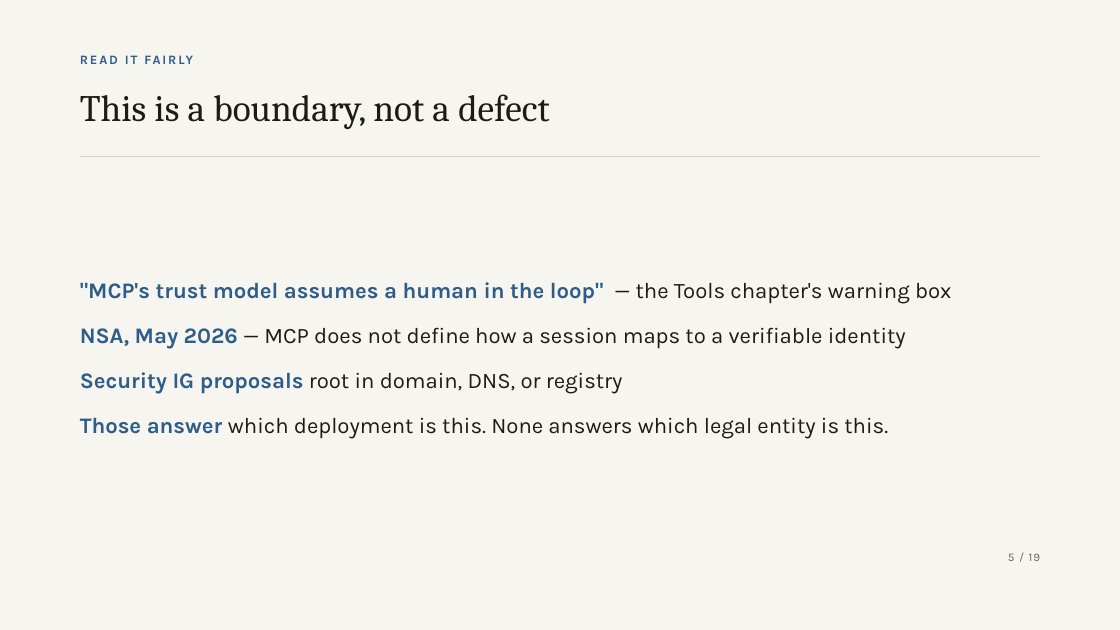
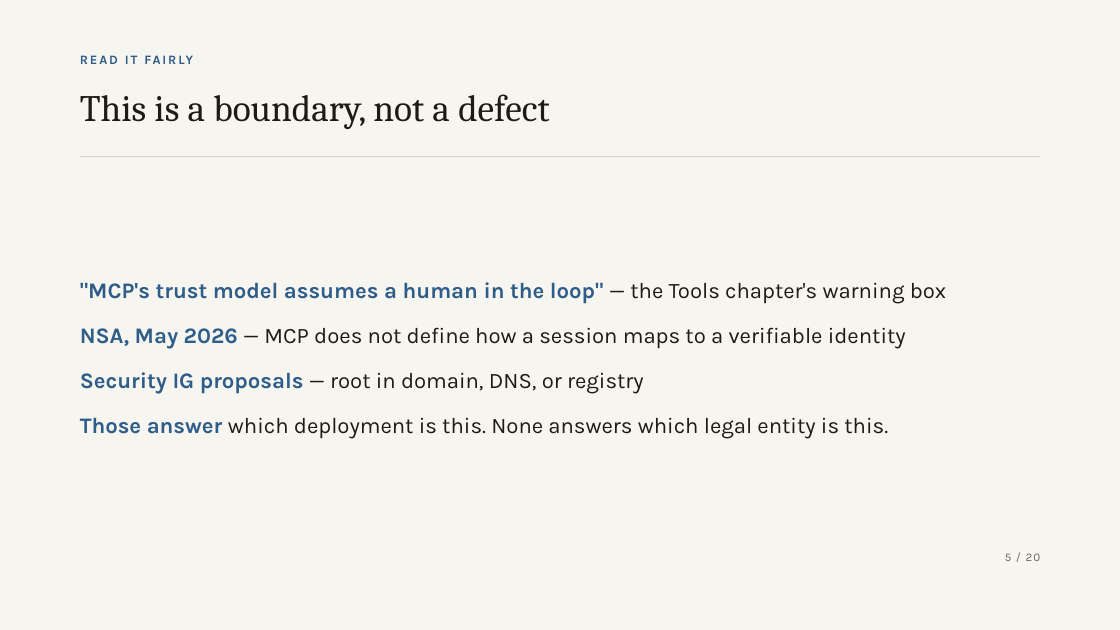
Before and after one commit to zuemen/mcp-vlei, a slide deck: slide 5 of docs/slides/mcp-vlei.pptx. Drawn at 1120x630 pixels with LibreOffice and Linux fonts; fonts in the diff are those of the drawing. Boxes give left, top, right and bottom in pixels: in the first picture for what was removed or moved away, otherwise in the second. Text is boxed around its words. In the diff, an @@ line names an element or a change of style, - is before the commit and + after.

```diff
--- a/docs/slides/mcp-vlei.pptx
+++ b/docs/slides/mcp-vlei.pptx
@@ text at [80,372,644,394]: text changed @@
-Security IG proposals root in domain, DNS, or registry
+Security IG proposals — root in domain, DNS, or registry
@@ text at [1005,553,1041,561]: text changed @@
-5 / 19
+5 / 20
```
Also in this commit, not shown: 17 other slides changed, 2 slides added, 1 slide removed, 19 other files.
